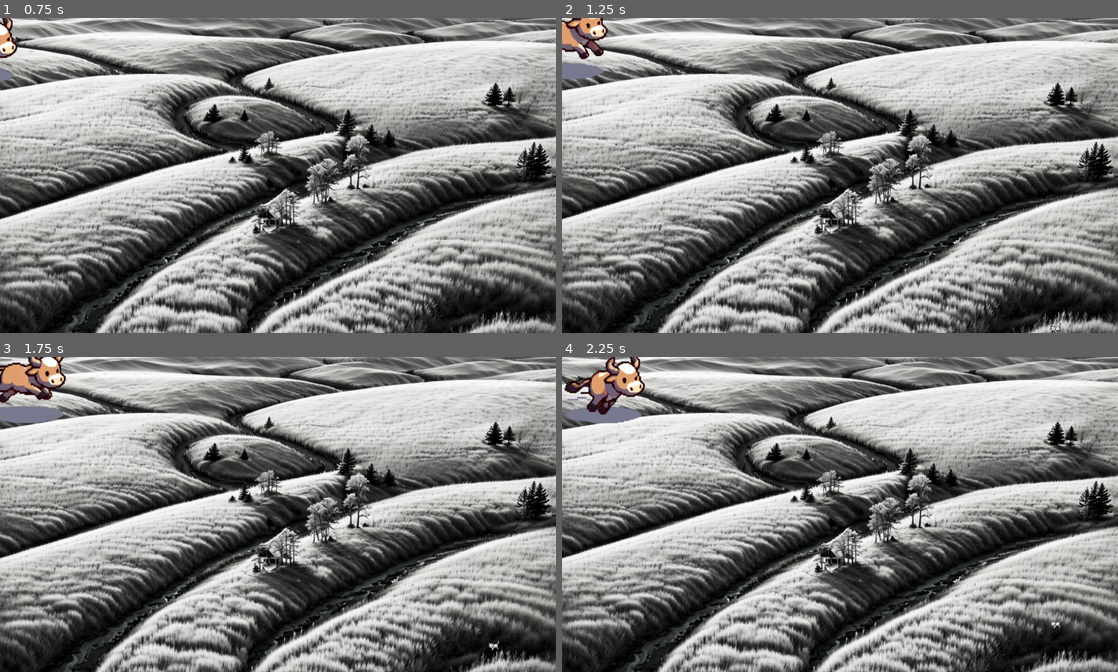
Above: before the commit, frames 1-4 (two rows, left to right).
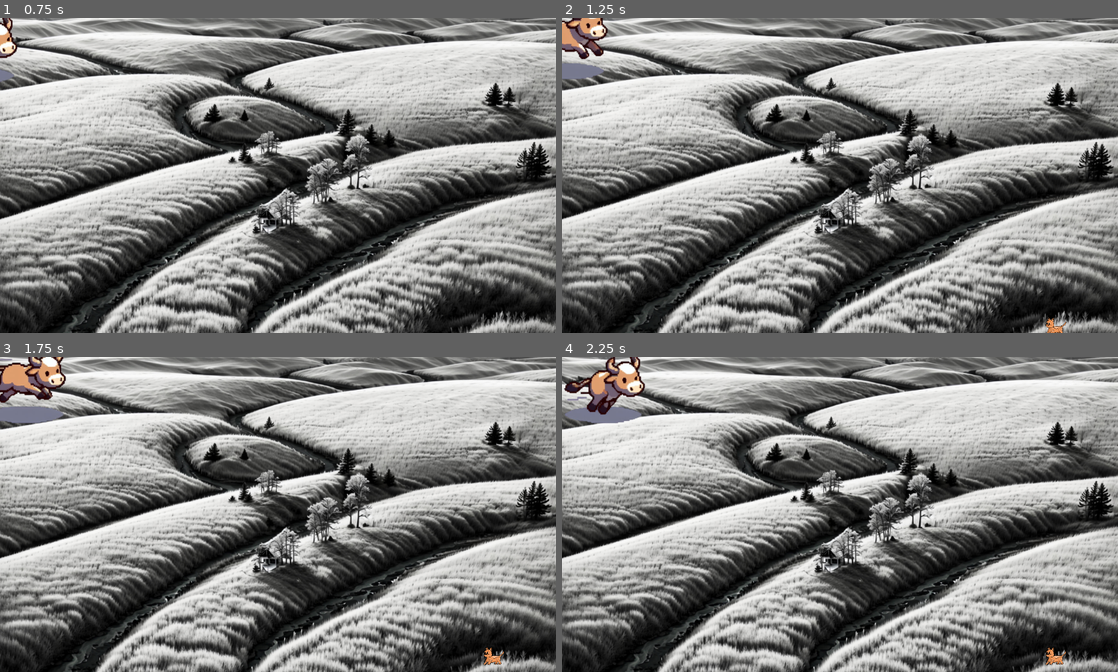
Above: after the commit, the same moments.

Repository: chaparrowarriors/CatSnap
Game: Godot game, scene res://menu.tscn
Same seed, same stepped clock (60 frames per second), same inputs: the game is played once before the commit and once after it.
Inputs (mouse positions are in pixels of both pictures, inside the frame that each line leads up to):
- Up to frame 1 (0.75 s): click "START" at 0.5 s
- Up to frame 2 (1.25 s): no input
- Up to frame 3 (1.75 s): move the mouse to (494, 665) at 1.27 s; click (494, 665) at 1.42 s
- Up to frame 4 (2.25 s): move the mouse to (728, 530) at 2.02 s; click (728, 530) at 2.17 s

Frame 1 is identical in both runs. In frame 2, 0.1% of the frame differs, in the area x 86-91%, y 95-100%; in frame 3, 0.1%, in the area x 86-91%, y 89-98%; in frame 4, 0.1%.

Commit message:
gato final

Diff:
--- a/gato.gd
+++ b/gato.gd
@@ -115,6 +115,7 @@
 		if event.is_pressed():
 			velocidad = 0
 			sound_gato.stop()
+			$AnimatedSprite2D.stop()
 
 # Función que checkea la posición del animal para ver si sigue dentro de pantalla.
 func on_screen():
--- a/gato.tscn
+++ b/gato.tscn
@@ -1,48 +1,49 @@
-[gd_scene load_steps=13 format=3 uid="uid://dk6lcj5o32psv"]
+[gd_scene load_steps=14 format=3 uid="uid://dk6lcj5o32psv"]
 
-[ext_resource type="Texture2D" uid="uid://b6whbcgjt1o5i" path="res://gato_temporal.png" id="1_0cnjb"]
 [ext_resource type="Script" path="res://gato.gd" id="1_ofdsw"]
+[ext_resource type="Texture2D" uid="uid://cnx4tjmoyptxu" path="res://assets/gato2.png" id="2_dn271"]
+[ext_resource type="Texture2D" uid="uid://ey3tmbvhjixp" path="res://assets/gato.png" id="2_ra2eb"]
 [ext_resource type="AudioStream" uid="uid://plg2ekbopfpg" path="res://sonidos/miau.mp3" id="3_66f2i"]
 [ext_resource type="Script" path="res://AudioStreamPlayer2D.gd" id="4_2d2es"]
 
 [sub_resource type="RectangleShape2D" id="RectangleShape2D_2dkpw"]
-size = Vector2(29, 29)
+size = Vector2(47, 49)
 
-[sub_resource type="AtlasTexture" id="AtlasTexture_nhamu"]
-atlas = ExtResource("1_0cnjb")
-region = Rect2(0, 64, 32, 32)
+[sub_resource type="AtlasTexture" id="AtlasTexture_2fsbh"]
+atlas = ExtResource("2_dn271")
+region = Rect2(0, 0, 666, 800)
 
-[sub_resource type="AtlasTexture" id="AtlasTexture_ubgi1"]
-atlas = ExtResource("1_0cnjb")
-region = Rect2(32, 64, 32, 32)
+[sub_resource type="AtlasTexture" id="AtlasTexture_fv7dm"]
+atlas = ExtResource("2_dn271")
+region = Rect2(666, 0, 666, 800)
 
-[sub_resource type="AtlasTexture" id="AtlasTexture_klb0d"]
-atlas = ExtResource("1_0cnjb")
-region = Rect2(64, 64, 32, 32)
+[sub_resource type="AtlasTexture" id="AtlasTexture_1oawf"]
+atlas = ExtResource("2_dn271")
+region = Rect2(1332, 0, 666, 800)
 
-[sub_resource type="AtlasTexture" id="AtlasTexture_gfk3p"]
-atlas = ExtResource("1_0cnjb")
-region = Rect2(96, 0, 32, 32)
+[sub_resource type="AtlasTexture" id="AtlasTexture_tgtoy"]
+atlas = ExtResource("2_ra2eb")
+region = Rect2(0, 0, 666, 800)
 
-[sub_resource type="AtlasTexture" id="AtlasTexture_3w68u"]
-atlas = ExtResource("1_0cnjb")
-region = Rect2(128, 0, 32, 32)
+[sub_resource type="AtlasTexture" id="AtlasTexture_8dnab"]
+atlas = ExtResource("2_ra2eb")
+region = Rect2(666, 0, 666, 800)
 
-[sub_resource type="AtlasTexture" id="AtlasTexture_i1oec"]
-atlas = ExtResource("1_0cnjb")
-region = Rect2(160, 0, 32, 32)
+[sub_resource type="AtlasTexture" id="AtlasTexture_1gife"]
+atlas = ExtResource("2_ra2eb")
+region = Rect2(1332, 0, 666, 800)
 
 [sub_resource type="SpriteFrames" id="SpriteFrames_jq2iq"]
 animations = [{
 "frames": [{
 "duration": 1.0,
-"texture": SubResource("AtlasTexture_nhamu")
+"texture": SubResource("AtlasTexture_2fsbh")
 }, {
 "duration": 1.0,
-"texture": SubResource("AtlasTexture_ubgi1")
+"texture": SubResource("AtlasTexture_fv7dm")
 }, {
 "duration": 1.0,
-"texture": SubResource("AtlasTexture_klb0d")
+"texture": SubResource("AtlasTexture_1oawf")
 }],
 "loop": true,
 "name": &"derecha",
@@ -50,13 +51,13 @@
 }, {
 "frames": [{
 "duration": 1.0,
-"texture": SubResource("AtlasTexture_gfk3p")
+"texture": SubResource("AtlasTexture_tgtoy")
 }, {
 "duration": 1.0,
-"texture": SubResource("AtlasTexture_3w68u")
+"texture": SubResource("AtlasTexture_8dnab")
 }, {
 "duration": 1.0,
-"texture": SubResource("AtlasTexture_i1oec")
+"texture": SubResource("AtlasTexture_1gife")
 }],
 "loop": true,
 "name": &"izquierda",
@@ -68,10 +69,12 @@
 script = ExtResource("1_ofdsw")
 
 [node name="CollisionShape2D" type="CollisionShape2D" parent="."]
-position = Vector2(-0.5, -0.5)
+position = Vector2(0, 1)
 shape = SubResource("RectangleShape2D_2dkpw")
 
 [node name="AnimatedSprite2D" type="AnimatedSprite2D" parent="."]
+position = Vector2(-2, 3)
+scale = Vector2(0.0921547, 0.0951562)
 sprite_frames = SubResource("SpriteFrames_jq2iq")
 animation = &"derecha"
 
Binary file added: assets/gato.png
Not shown, added: assets/gato.png.import
Binary file added: assets/gato2.png
Not shown, added: assets/gato2.png.import
